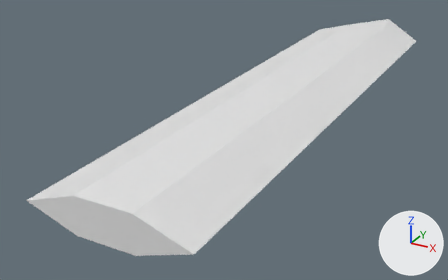
Before and after pictures for a commit that changed the glTF model godot/assets/waffen/modelle/messerklinge/t3_3.glb.
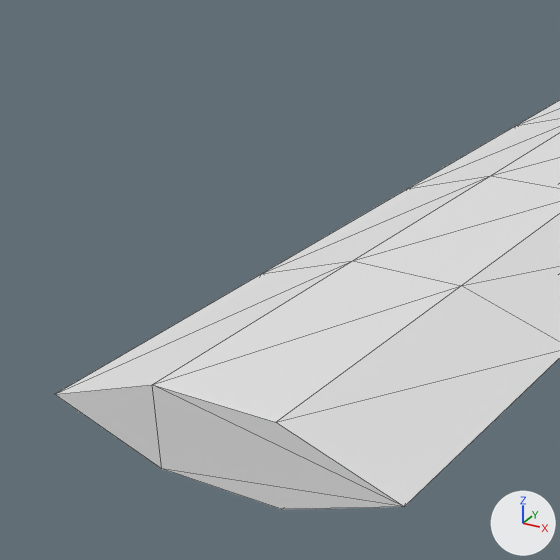
Each version is shown whole from a 50 mm camera at (0.0842, -0.0093, 0.076) aimed at (-0.021, 0.1819, -0.0196), then close up on the part from 0% to 60% of the width and 4% to 100% of the height. Lighting does not change. The marker at lower right points along +X, +Y and +Z. The older version's two pictures come first. The close-ups show mesh edges as thin lines. Vertices at exactly the same position are counted once.

In view in the first close-up: 'messerklinge_t3_3'.
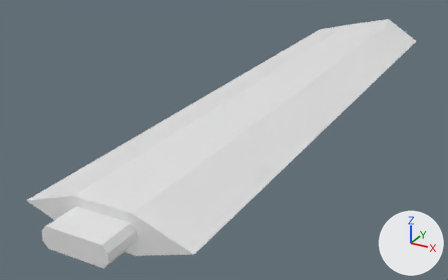
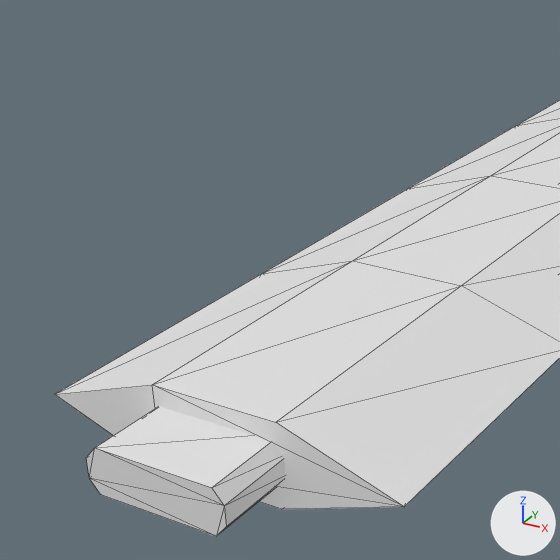
Pixel boxes [x1, y1, x2, y2] of what changed, in the close-ups (560 x 560 px):
'messerklinge_t3_3', reshaped: before [55, 100, 560, 509]; after [55, 100, 560, 536]
part 1 of me_messerklinge_t3_3, added: after [87, 406, 285, 536]

Edits to the bpy script that builds the scene:
```text
Change me_messerklinge_t3_3:
    used by ob_messerklinge_t3_3; location = (0.0, 0.0, 0.0)
    remove me_messerklinge_t3_3.from_pydata(...)  # 37 vertices, 70 faces; spans x -0.024..0.024, y 0.086..0.331, z -0.006..0.006
    add me_messerklinge_t3_3.from_pydata(...)  # 53 vertices, 98 faces; spans x -0.024..0.024, y 0.076..0.331, z -0.006..0.006
    me_messerklinge_t3_3 part 1: a new loose piece of 16 vertices spanning x -0.009..0.009, y 0.076..0.088, z -0.003..0.003, in mat_klinge (white #e7e7e7)
```
